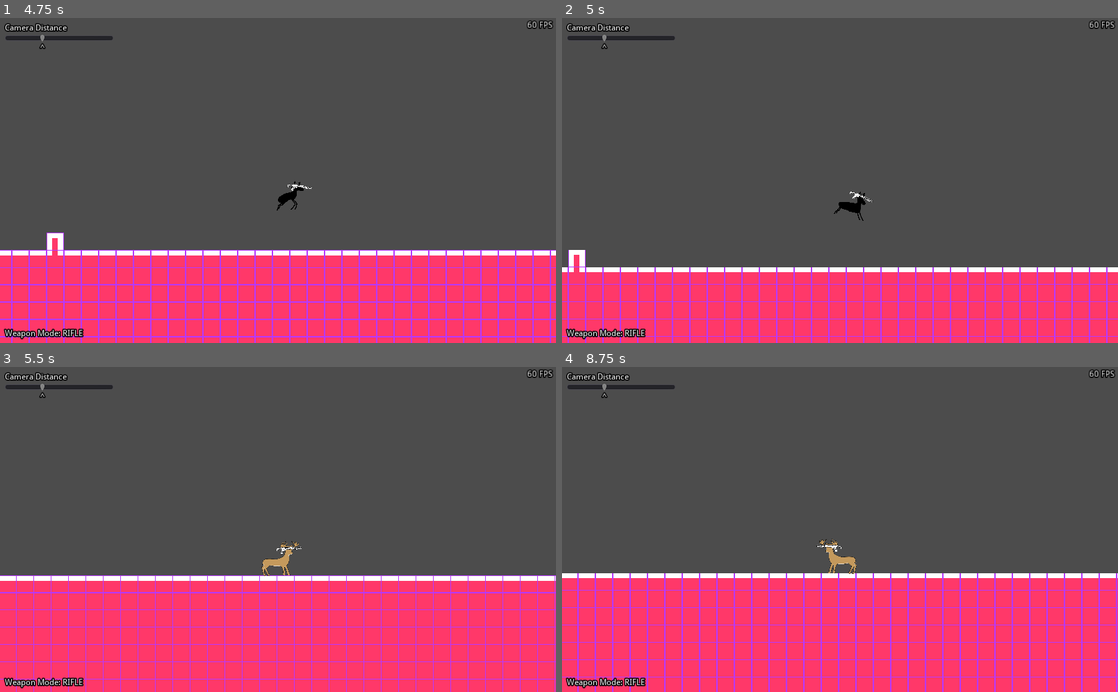
Above: before the commit, frames 1-4 (two rows, left to right).
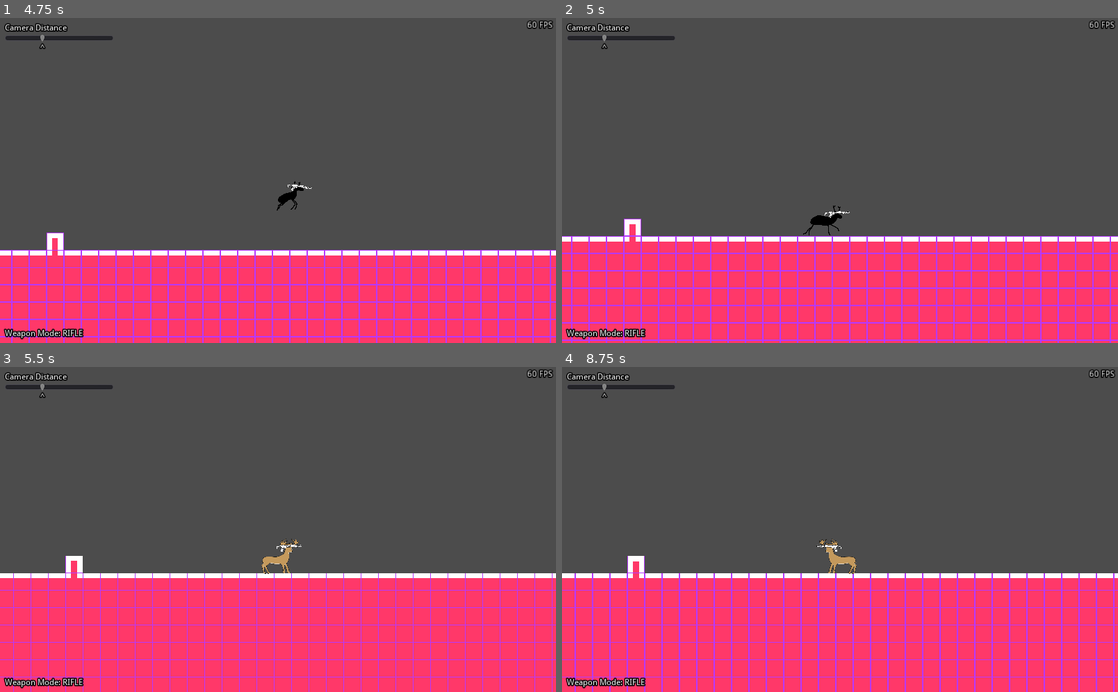
Above: after the commit, the same moments.

Repository: Zettexe/deer-game
Game: Godot game, scene res://Game.tscn
Two runs of this game, one before a commit and one after it. Both use one fixed random seed, a clock stepped at 60 frames per second and the inputs below.
Inputs (mouse positions are in pixels of both pictures, inside the frame that each line leads up to):
- Up to frame 1 (4.75 s): click "DebugLevel.tscn" at 0.5 s; tap Enter at 1.25 s; move the mouse to (400, 164) at 1.27 s; hold D (right) 1.28-2 s; tap Space (jump) at 1.35, 1.52, 1.82, 3.05, 4.52, 4.55 s; click (400, 164) at 1.42 s; drag from (166, 196) to (250, 245) at 2.02 s; move the mouse to (333, 109) at 2.77 s; hold A (left) 2.78-3.5 s; tap E (shoot) at 2.85 s; drag from (250, 245) to (111, 131) at 3.52 s; move the mouse to (444, 229) at 4.27 s; hold D (right) from 4.28 s (still down); tap Q (cycle_weapon_mode) at 4.35 s
- Up to frame 2 (5 s): keep holding D (right); tap Space (jump) at 4.82 s; tap R (respawn, bound only after the commit) at 4.9 s
- Up to frame 3 (5.5 s): release D (right) at 5 s; drag from (111, 480) to (194, 448) at 5.02 s
- Up to frame 4 (8.75 s): move the mouse to (867, 529) at 5.77 s; hold D (right) 5.78-6.5 s; tap Space (jump) at 5.85, 7.52, 7.55, 7.82 s; click (867, 529) at 5.92 s; drag from (756, 448) to (728, 545) at 6.52 s; move the mouse to (962, 513) at 7.27 s; hold A (left) 7.28-8 s; tap E (shoot) at 7.35 s; drag from (728, 545) to (812, 594) at 8.02 s

Frame 1 is identical in both runs. In frame 2, 17% of the frame differs, in the area x 0-100%, y 53-100%; in frame 3, 7.3%; in frame 4, 5.8%.

Commit message:
Add respawn key

Diff:
--- a/Assets/Deer/Animations/PlayerAnimTree.tres
+++ b/Assets/Deer/Animations/PlayerAnimTree.tres
@@ -65,4 +65,4 @@
 nodes/run_speed/position = Vector2( -100, 80 )
 nodes/walk_speed/node = SubResource( 16 )
 nodes/walk_speed/position = Vector2( -100, -40 )
-node_connections = [ "output", 0, "in_air_state", "run_speed", 0, "Run", "jump_state", 0, "Jump", "jump_state", 1, "Fall", "in_air_state", 0, "movement_state", "in_air_state", 1, "jump_state", "walk_speed", 0, "Walk", "movement_state", 0, "Idle", "movement_state", 1, "walk_speed", "movement_state", 2, "run_speed" ]
+node_connections = [ "output", 0, "in_air_state", "in_air_state", 0, "movement_state", "in_air_state", 1, "jump_state", "jump_state", 0, "Jump", "jump_state", 1, "Fall", "movement_state", 0, "Idle", "movement_state", 1, "walk_speed", "movement_state", 2, "run_speed", "walk_speed", 0, "Walk", "run_speed", 0, "Run" ]
--- a/Game/LevelSelect/LevelSelect.gd
+++ b/Game/LevelSelect/LevelSelect.gd
@@ -50,20 +50,14 @@
 
 	# TODO: Add level changing system
 	game.add_child(level)
-
 	game.add_child(player)
 
 	set_enemies_labels(level)
 
-#	var a_enemy = get_node("Attacking Enemy/AnimationTree")
-#	if a_enemy:
-#		a_enemy.set("parameters/state/current", 2)
 	game.remove_child(self)
 
 func set_enemies_labels(node):
 	for N in node.get_children():
-		print(N.name)
-		print(N.is_class("Enemy"))
 		if N.is_class("Enemy"):
 			var label = Label.new()
 			label.theme = load("Game/DebugTheme.tres")
--- a/Game/Player/Player.gd
+++ b/Game/Player/Player.gd
@@ -72,6 +72,9 @@
 			gun_mode = 0
 		gun_mode_label.text = "Weapon Mode: " + Gun_Mode.keys()[gun_mode]
 
+	if Input.is_action_just_pressed("respawn"):
+		position = Vector2.ZERO
+
 func on_floor_checks():
 	if is_on_floor():
 		anim_tree.set("parameters/in_air_state/current", 0)
--- a/project.godot
+++ b/project.godot
@@ -74,6 +74,11 @@
 "events": [ Object(InputEventKey,"resource_local_to_scene":false,"resource_name":"","device":0,"alt":false,"shift":false,"control":false,"meta":false,"command":false,"pressed":false,"scancode":83,"physical_scancode":0,"unicode":0,"echo":false,"script":null)
  ]
 }
+respawn={
+"deadzone": 0.5,
+"events": [ Object(InputEventKey,"resource_local_to_scene":false,"resource_name":"","device":0,"alt":false,"shift":false,"control":false,"meta":false,"command":false,"pressed":false,"scancode":82,"physical_scancode":0,"unicode":0,"echo":false,"script":null)
+ ]
+}
 
 [physics]
 
